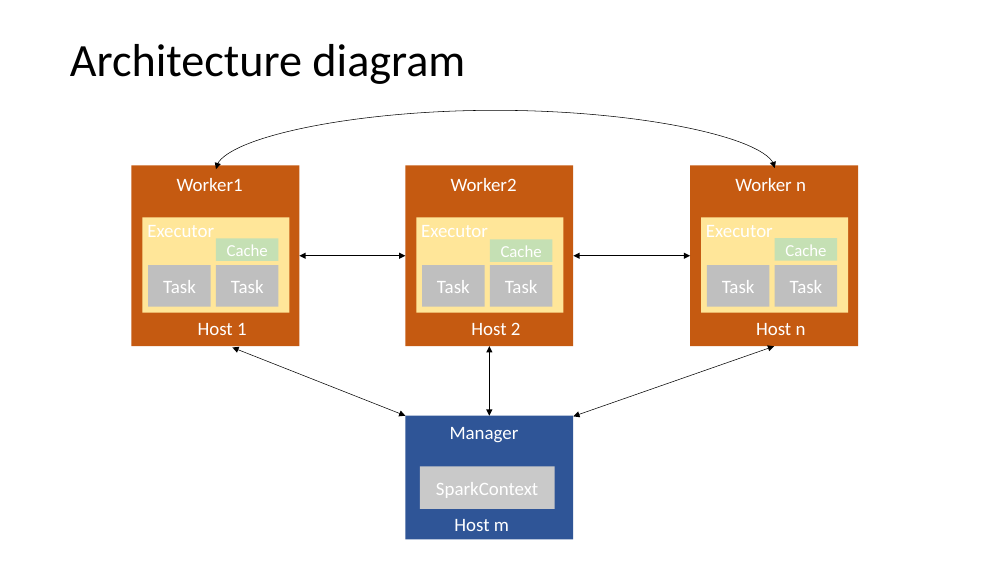
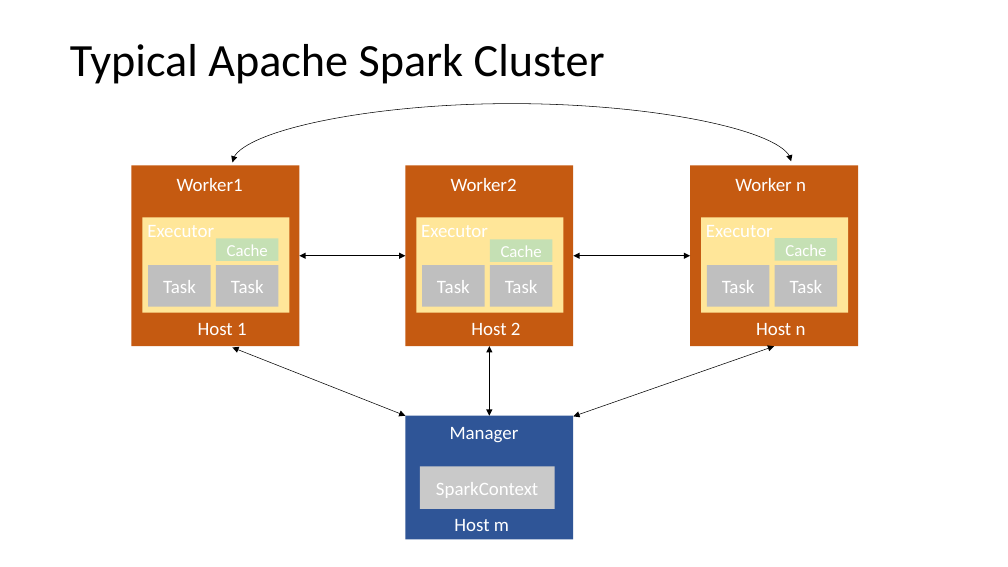
Before and after one commit to gprasad09/Apache-Spark-Cluster-Project, a slide deck: slide 12 of misc/ProjectReports-In progress/TermProject.pptx. Drawn at 1008x567 pixels with LibreOffice and Linux fonts; fonts in the diff are those of the drawing. Boxes give left, top, right and bottom in pixels: in the first picture for what was removed or moved away, otherwise in the second. Text is boxed around its words. In the diff, an @@ line names an element or a change of style, - is before the commit and + after.

```diff
--- a/misc/ProjectReports-In progress/TermProject.pptx
+++ b/misc/ProjectReports-In progress/TermProject.pptx
@@ title at box(70, 44, 605, 84): text changed @@
-Architecture diagram
+Typical Apache Spark Cluster
@@ curved double arrow moved from (216, 169) - (775, 168) to (232, 163) - (791, 162) @@
```
Also in this commit, not shown: 8 other slides changed.
